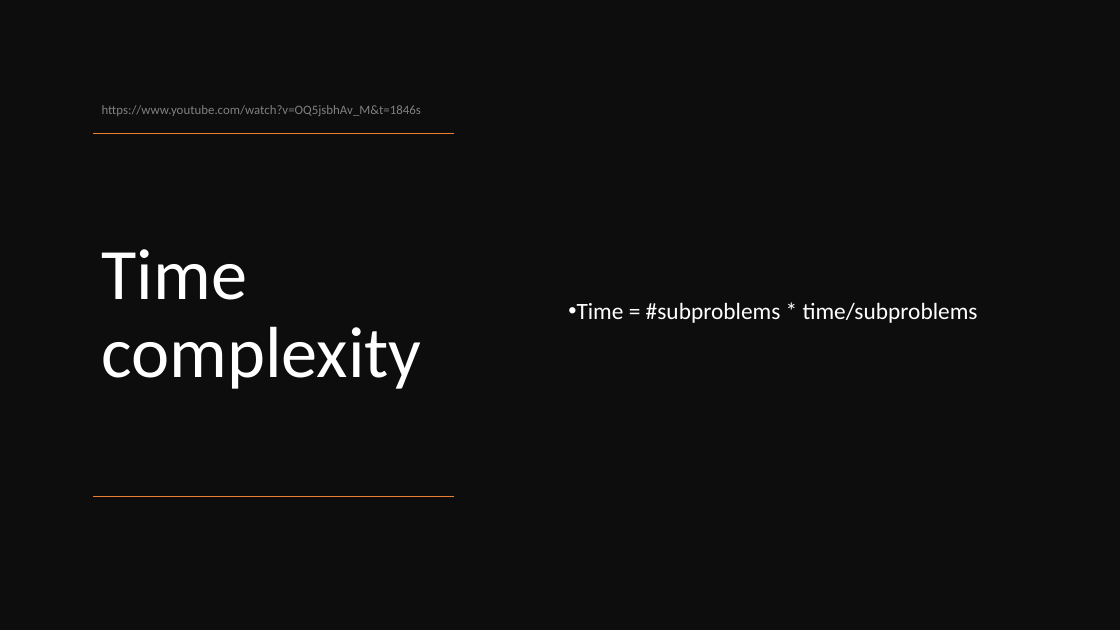
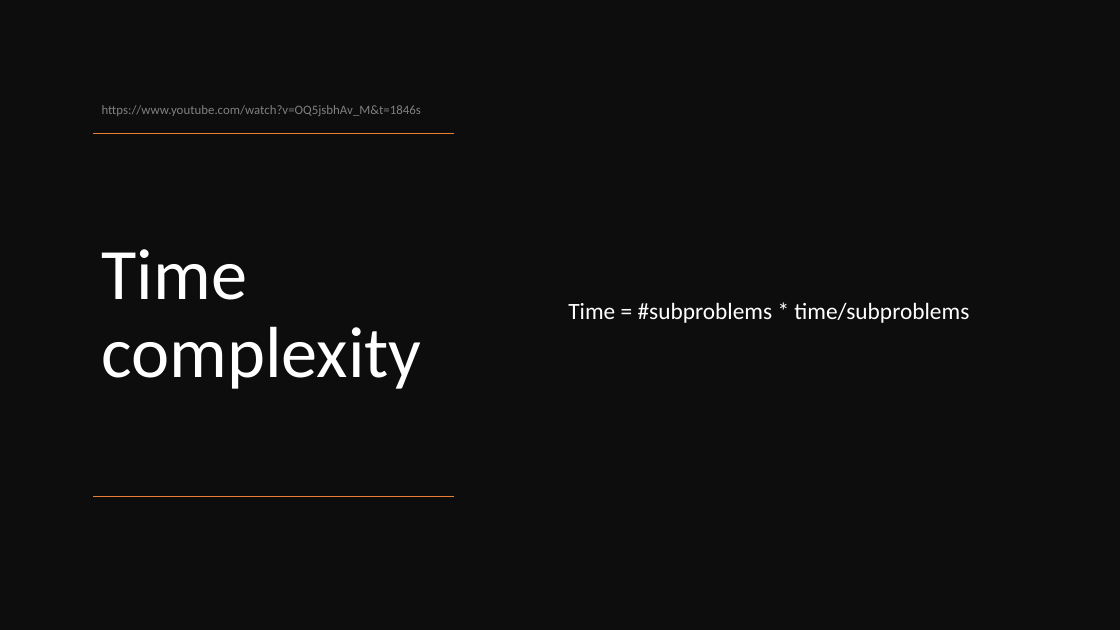
Before and after one commit to CS112-3/Dynamic-programming, a slide deck: slide 13 of Project/Dynamic-Programming-quy-hoạch-động-DPVer5.pptx. Drawn at 1120x630 pixels with LibreOffice and Linux fonts; fonts in the diff are those of the drawing. Boxes give left, top, right and bottom in pixels: in the first picture for what was removed or moved away, otherwise in the second. Text is boxed around its words. In the diff, an @@ line names an element or a change of style, - is before the commit and + after.

```diff
--- a/Project/Dynamic-Programming-quy-hoạch-động-DPVer5.pptx
+++ b/Project/Dynamic-Programming-quy-hoạch-động-DPVer5.pptx
@@ text "Time = #subproblems * time/subproblems" at box(568, 302, 969, 323): bullet • to none @@
```
Also in this commit, not shown: 1 slide added.
